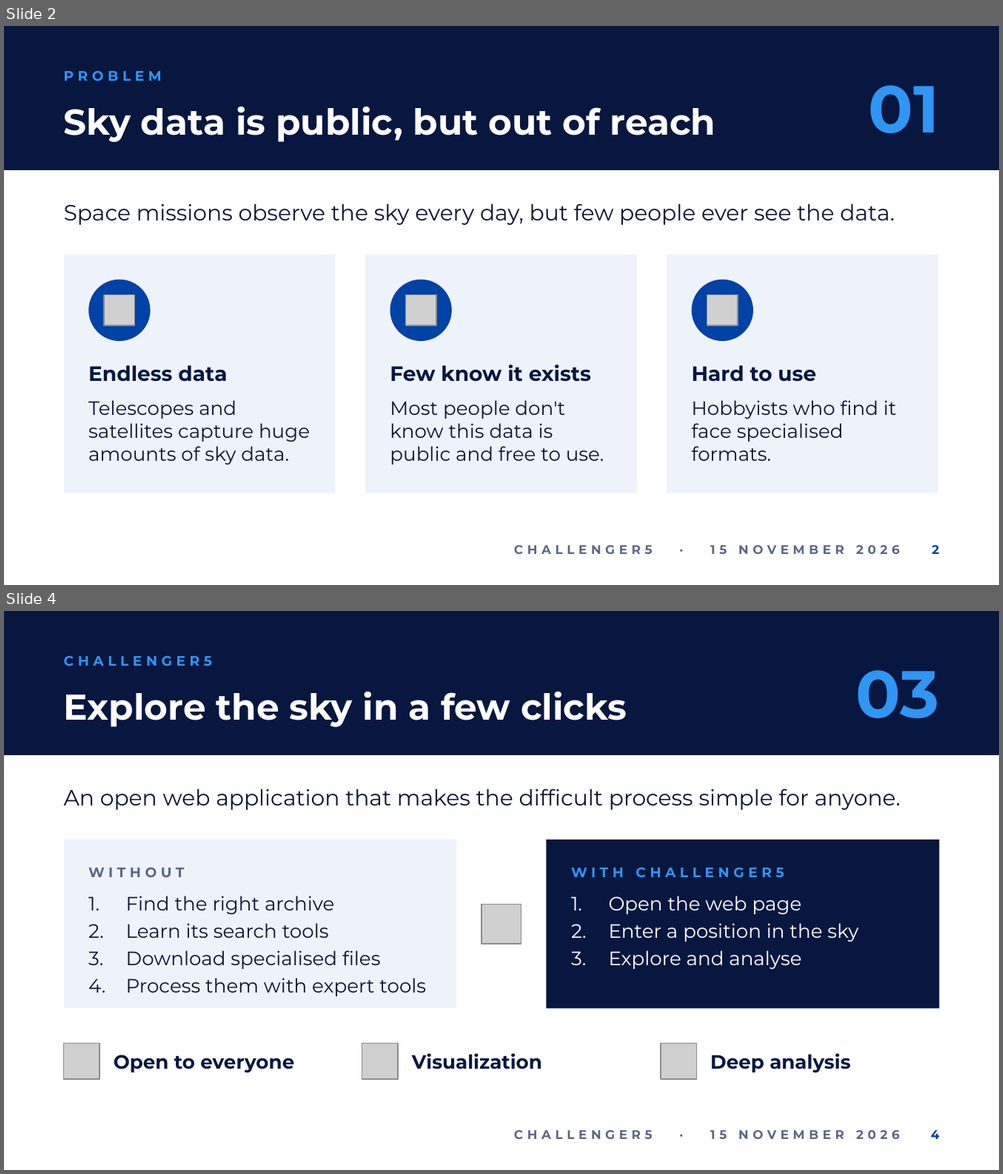
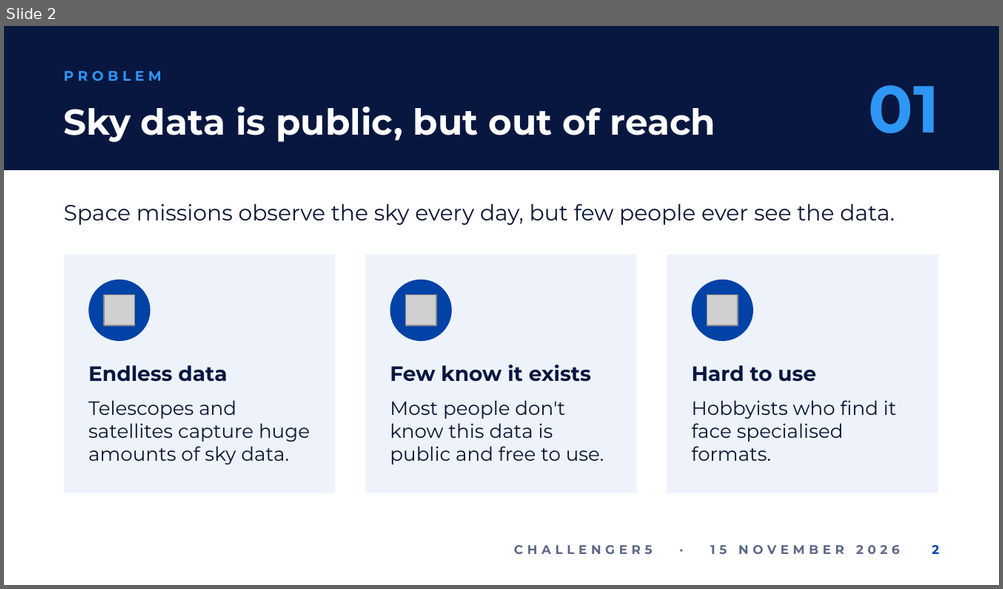
Before and after one commit to ngydc/sac-challenger5, a slide deck: docs/submission/CHALLENGER5_pitch.pptx. Shown one above the other, each under a label of ours: slides 2 and 4 before the commit, slide 2 after it; the slides between them are not shown. The pictures are 1003x1174 and 1003x589 pixels, drawn with LibreOffice and Linux fonts; fonts in the diff are those of the drawing; grey boxes stand for pictures; background and template pictures are left out. Boxes give left, top, right and bottom in pixels: in the first picture for what was removed or moved away, otherwise in the second. Text is boxed around its words. In the diff, an @@ line names an element or a change of style, - is before the commit and + after.

```diff
--- a/docs/submission/CHALLENGER5_pitch.pptx
+++ b/docs/submission/CHALLENGER5_pitch.pptx
@@ slide 4 removed at (4,611,999,1170), background #FFFFFF; not listed: 2 template elements that a slide beside it also shows @@
@@ text removed at (64,655,212,666) @@
-CHALLENGER5
@@ text removed at (855,670,939,718) @@
-03
@@ title removed at (64,692,626,727) @@
-Explore the sky in a few clicks
@@ text removed at (64,789,900,810) @@
-An open web application that makes the difficult process simple for anyone.
@@ rectangle removed at (64,840,457,1009) @@
@@ rectangle removed at (546,840,939,1009) @@
@@ text removed at (88,868,184,877) @@
-WITHOUT
@@ text removed at (571,867,783,877) @@
-WITH CHALLENGER5
@@ text removed at (126,896,426,997) @@
-1. Find the right archive
-2. Learn its search tools
-3. Download specialised files
-4. Process them with expert tools
@@ text removed at (609,896,858,970) @@
-1. Open the web page
-2. Enter a position in the sky
-3. Explore and analyse
@@ picture removed at (481,904,521,944) @@
@@ picture removed at (64,1044,99,1079) @@
@@ picture removed at (362,1044,398,1079) @@
@@ text removed at (412,1054,542,1070) @@
-Visualization
@@ picture removed at (660,1044,696,1079) @@
@@ text removed at (710,1054,850,1073) @@
-Deep analysis
@@ text removed at (114,1055,294,1073) @@
-Open to everyone
@@ page number removed at (930,1130,939,1139) @@
-4
```
Also in this commit, not shown: 6 slides changed, 1 slide added.
